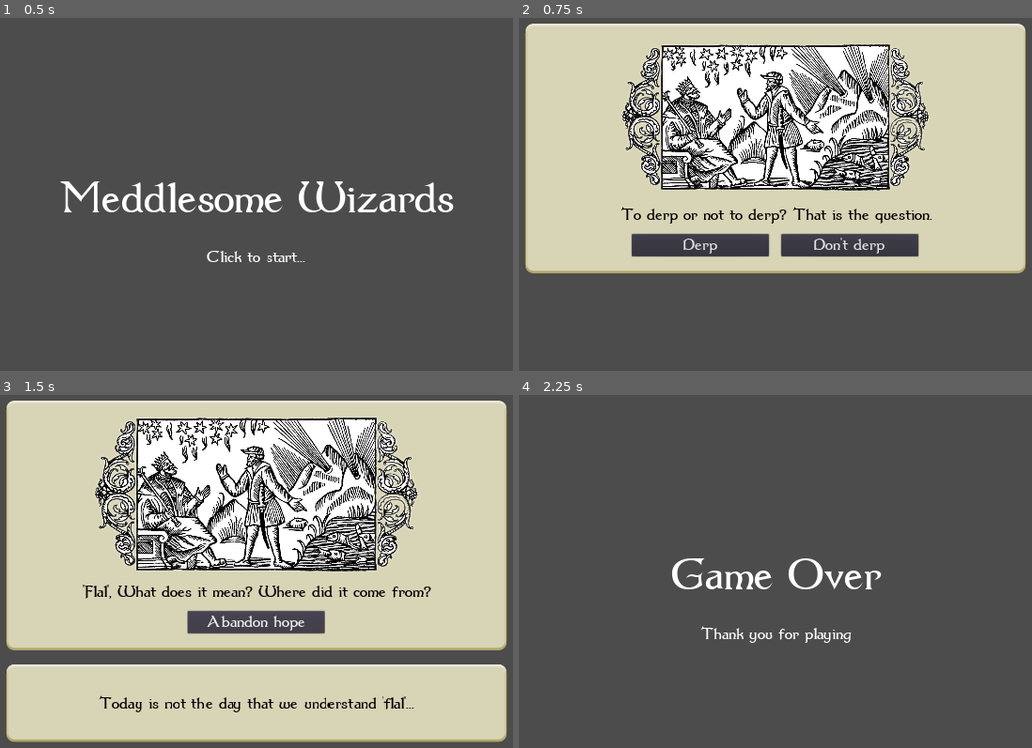
Above: before the commit, frames 1-4 (two rows, left to right).
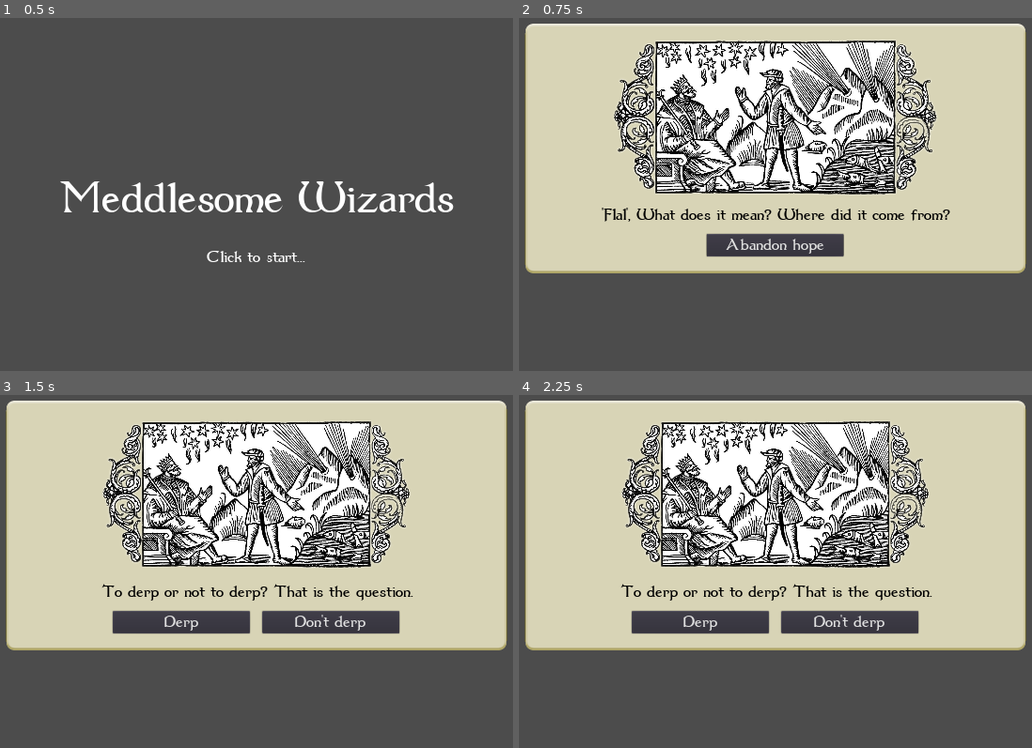
Above: after the commit, the same moments.

Repository: wilbefast/MeddlesomeMages
Game: Godot game, scene res://scenes/Main.tscn
The game is run twice, just before and just after one commit, with the same random seed, the same clock (stepped at 60 frames per second) and the same inputs.
Inputs (mouse positions are in pixels of both pictures, inside the frame that each line leads up to):
- Up to frame 1 (0.5 s): no input
- Up to frame 2 (0.75 s): tap Enter at 0.5 s; click (775, 219) at 0.67 s
- Up to frame 3 (1.5 s): click "Derp" (after the commit: "Abandon hope") at 1.25 s
- Up to frame 4 (2.25 s): click (775, 620) at 2 s, where only the run before the commit has a clickable "Abandon hope"

Frame 1 is identical in both runs. In frame 2, 19% of the frame differs, in the area x 16-85%, y 6-68%; in frame 3, 40%; in frame 4, 65%, in the area x 1-99%, y 1-73%.

Commit message:
randomised list of dilemmas

Diff:
--- a/GodotProject/resources/Database.gd
+++ b/GodotProject/resources/Database.gd
@@ -1,4 +1,11 @@
 extends Node
+
+# List of attributes
+# - domination
+# - immortality
+# - knowledge
+# - justice
+# - sensation
 
 var dilemmas = [
 	DilemmaData.new({
@@ -6,11 +13,19 @@
 		"options" : [
 			OptionData.new({
 				"title" : "Derp",
-				"tooltip" : "Derping sounds like the right option."
+				"tooltip" : "Derping sounds like the right option.",
+				"attributeModifiers" : {
+					"domination" : 1,
+					"immortality" : 2
+				}
 			}),
 			OptionData.new({
 				"title" : "Don't derp",
-				"tooltip" : "Derping? What an awful notion!"
+				"tooltip" : "Derping? What an awful notion!",
+				"attributeModifiers" : {
+					"knowledge" : 1,
+					"justice" : 2
+				}
 			})
 		]
 	}),
@@ -19,7 +34,11 @@
 		"options" : [
 			OptionData.new({
 				"title" : "Abandon hope",
-				"tooltip" : "Today is not the day that we understand 'flal'..."
+				"tooltip" : "Today is not the day that we understand 'flal'...",
+				"attributeModifiers" : {
+					"justice" : 1,
+					"sensation" : 2
+				}
 			})
 		]
 	})
--- a/GodotProject/resources/OptionData.gd
+++ b/GodotProject/resources/OptionData.gd
@@ -2,9 +2,11 @@
 
 class_name OptionData
 
-var title
-var tooltip
+var title : String
+var tooltip : String
+var attributeModifiers : Dictionary
 
 func _init(args):
 	title = args["title"]
 	tooltip = args["tooltip"]
+	attributeModifiers = args["attributeModifiers"]
--- a/GodotProject/scripts/Main.gd
+++ b/GodotProject/scripts/Main.gd
@@ -1,6 +1,14 @@
 extends Node
 
-var dilemma_index : int
+var chosen_options : Array = []
+var attributes = {
+	"domination" : 0,
+	"immortality" : 0,
+	"knowledge" : 0,
+	"justice" : 0,
+	"sensation" : 0
+}
+var dilemmas : Array = []
 
 func _ready():
 	$Dilemma.hide()
@@ -11,20 +19,40 @@
 		get_tree().quit()
 
 func start_game():
+	# update model
+	for d in Database.dilemmas:
+		dilemmas.push_back(d)
+	dilemmas.shuffle()
+
+	# update view
 	$Title.hide()
 	$Dilemma.show()
-	dilemma_index = 0
-	$Dilemma.set_data(Database.dilemmas[0])
+	$Dilemma.set_data(dilemmas.pop_front())
 
 func restart():
+	# update model
+	chosen_options.clear()
+	for key in attributes:
+		attributes[key] = 0
+	dilemmas.clear()
+
+	# update view
+	$GameOver.hide()
 	$Title.show()
-	$GameOver.hide()
 
-func next_dilemma(option):
-	# TODO: save option
-	dilemma_index += 1
-	if dilemma_index >= Database.dilemmas.size():
+func next_dilemma(optionData : OptionData):
+	# update model
+	print("Chose option ", optionData.title)
+	for key in optionData.attributeModifiers:
+		attributes[key] += optionData.attributeModifiers[key]
+		print(key, " now has value ", attributes[key])
+	chosen_options.push_back(optionData.title)
+	var new_dilemma = dilemmas.pop_front()
+
+	# update view
+	if new_dilemma == null:
+		print("Gameover - chosen option were ", chosen_options)
 		$Dilemma.hide()
 		$GameOver.show()
 	else:
-		$Dilemma.set_data(Database.dilemmas[dilemma_index])
+		$Dilemma.set_data(new_dilemma)
